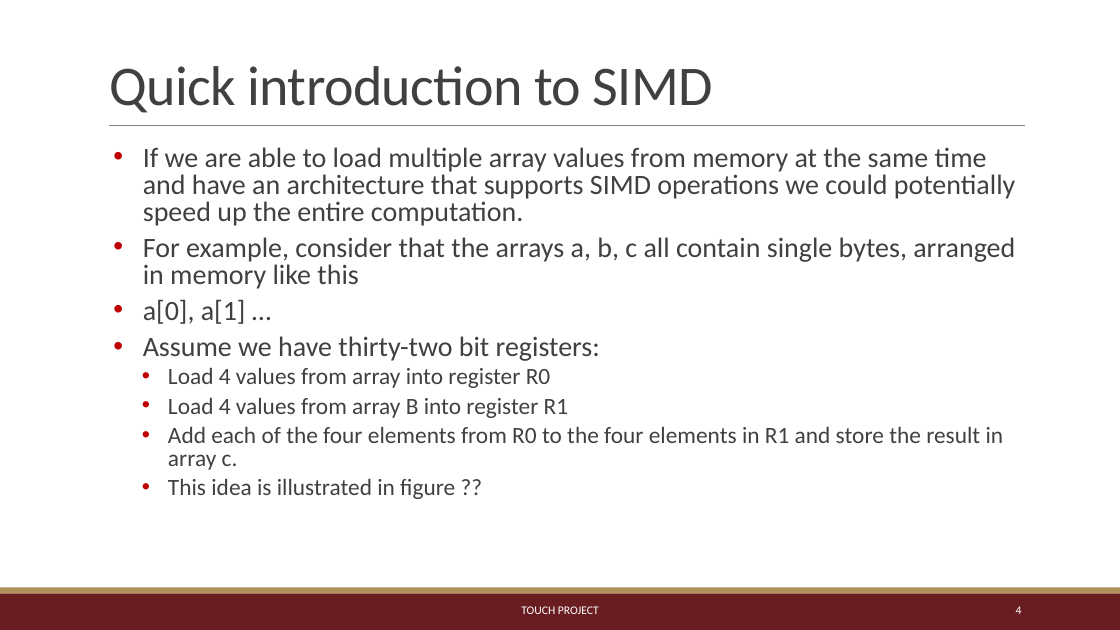
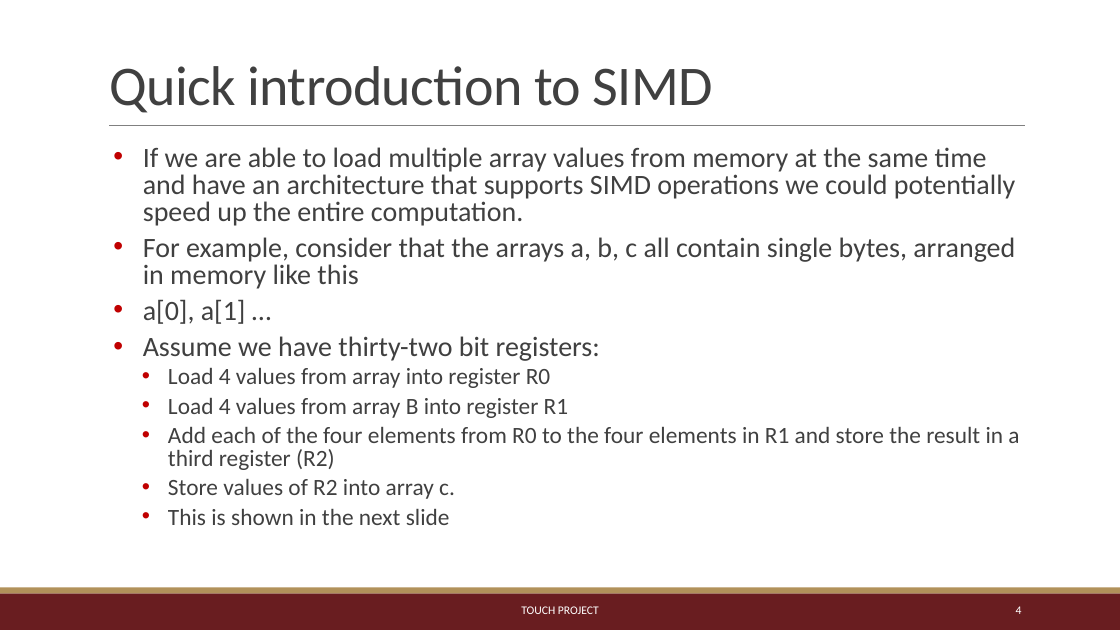
Before and after one commit to TeachingUndergradsCHC/modules, a slide deck: slide 4 of Architecture/arm_introduction/ARM/NEON_intro.pptx. Drawn at 1120x630 pixels with LibreOffice and Linux fonts; fonts in the diff are those of the drawing. Boxes give left, top, right and bottom in pixels: in the first picture for what was removed or moved away, otherwise in the second. Text is boxed around its words. In the diff, an @@ line names an element or a change of style, - is before the commit and + after.

Commit message:
minor updates

```diff
--- a/Architecture/arm_introduction/ARM/NEON_intro.pptx
+++ b/Architecture/arm_introduction/ARM/NEON_intro.pptx
@@ text at (168, 427, 1019, 525): text changed @@
-  • Add each of the four elements from R0 to the four elements in R1 and store the result in array c.
-  • This idea is illustrated in figure ??
+  • Add each of the four elements from R0 to the four elements in R1 and store the result in a third register (R2)
+  • Store values of R2 into array c.
+  • This is shown in the next slide
```
Also in this commit, not shown: 1 slide added.
